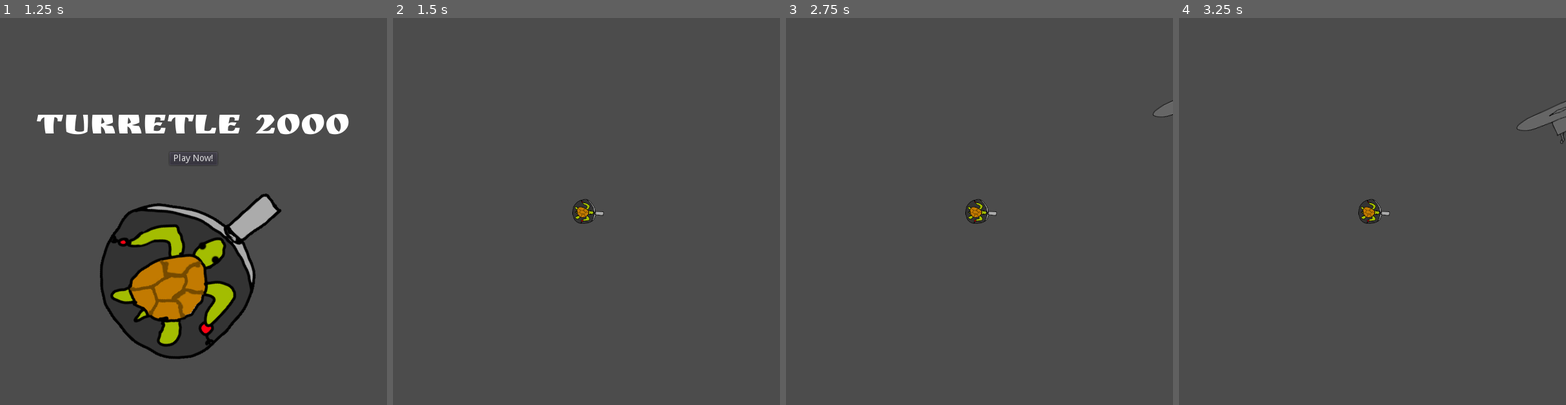
Above: before the commit, frames 1-4 (left to right).
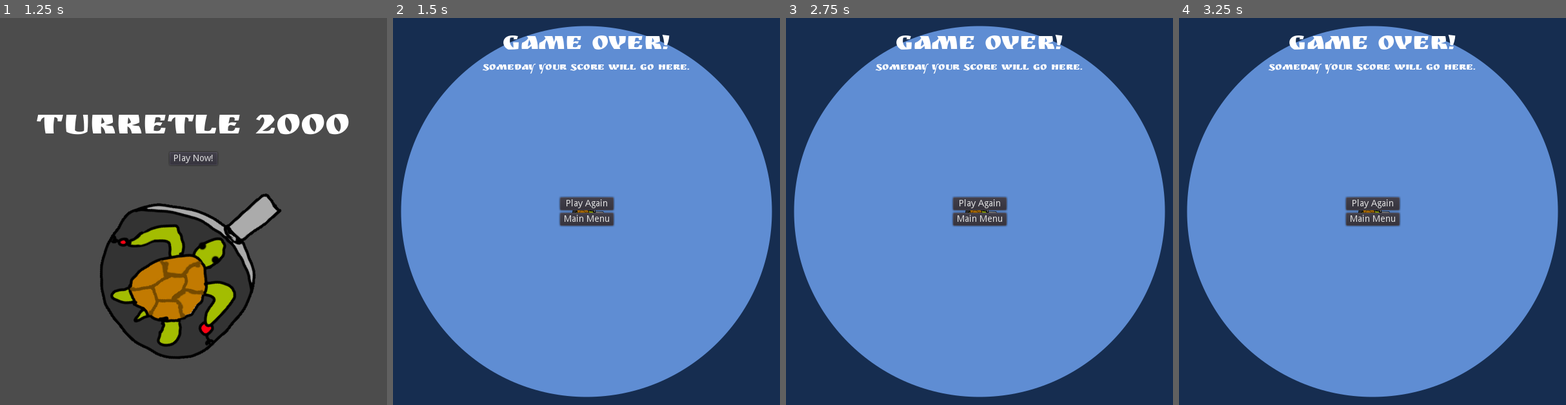
Above: after the commit, the same moments.

Repository: the-g-force/FamJam-March2021
Game: Godot game, scene res://src/Screens/SplashScreen.tscn
Two runs of this game, one before a commit and one after it. Both use one fixed random seed, a clock stepped at 60 frames per second and the inputs below.
Inputs (mouse positions are in pixels of both pictures, inside the frame that each line leads up to):
- Up to frame 1 (1.25 s): tap Enter at 0.5 s; move the mouse to (278, 192) at 0.52 s; click (278, 192) at 0.67 s
- Up to frame 2 (1.5 s): click "Play Now!" at 1.25 s
- Up to frame 3 (2.75 s): click (979, 203) at 2 s, where only the run after the commit has a clickable "Play Again"
- Up to frame 4 (3.25 s): click (1372, 203) at 2.75 s, where only the run after the commit has a clickable "Play Again"

Frame 1 is identical in both runs. In frame 2, 99% of the frame differs, in the area x 0-100%, y 0-100%; in frame 3, 99%; in frame 4, 99%.

Commit message:
Use the background image
I also locked all the nodes where possible to prevent accidental moving

Diff:
--- a/project/src/Game.tscn
+++ b/project/src/Game.tscn
@@ -1,9 +1,10 @@
-[gd_scene load_steps=6 format=2]
+[gd_scene load_steps=7 format=2]
 
 [ext_resource path="res://src/Turret.tscn" type="PackedScene" id=1]
 [ext_resource path="res://src/EnemyGenerator.tscn" type="PackedScene" id=2]
 [ext_resource path="res://src/Game.gd" type="Script" id=3]
 [ext_resource path="res://src/Screens/GameOver.tscn" type="PackedScene" id=4]
+[ext_resource path="res://assets/Images/background.png" type="Texture" id=5]
 
 [sub_resource type="Animation" id=1]
 resource_name = "GameOver"
@@ -36,6 +37,13 @@
 [node name="Game" type="Node2D"]
 script = ExtResource( 3 )
 
+[node name="Background" type="Sprite" parent="."]
+texture = ExtResource( 5 )
+centered = false
+__meta__ = {
+"_edit_lock_": true
+}
+
 [node name="Turret" parent="." instance=ExtResource( 1 )]
 position = Vector2( 300, 300 )
 
@@ -43,13 +51,13 @@
 
 [node name="EnemyGenerator" parent="." instance=ExtResource( 2 )]
 position = Vector2( 300, 300 )
-radius = 424.0
+radius = 450.0
 
 [node name="Control" type="Control" parent="."]
-visible = false
 margin_right = 600.0
 margin_bottom = 600.0
 __meta__ = {
+"_edit_lock_": true,
 "_edit_use_anchors_": false
 }
 
